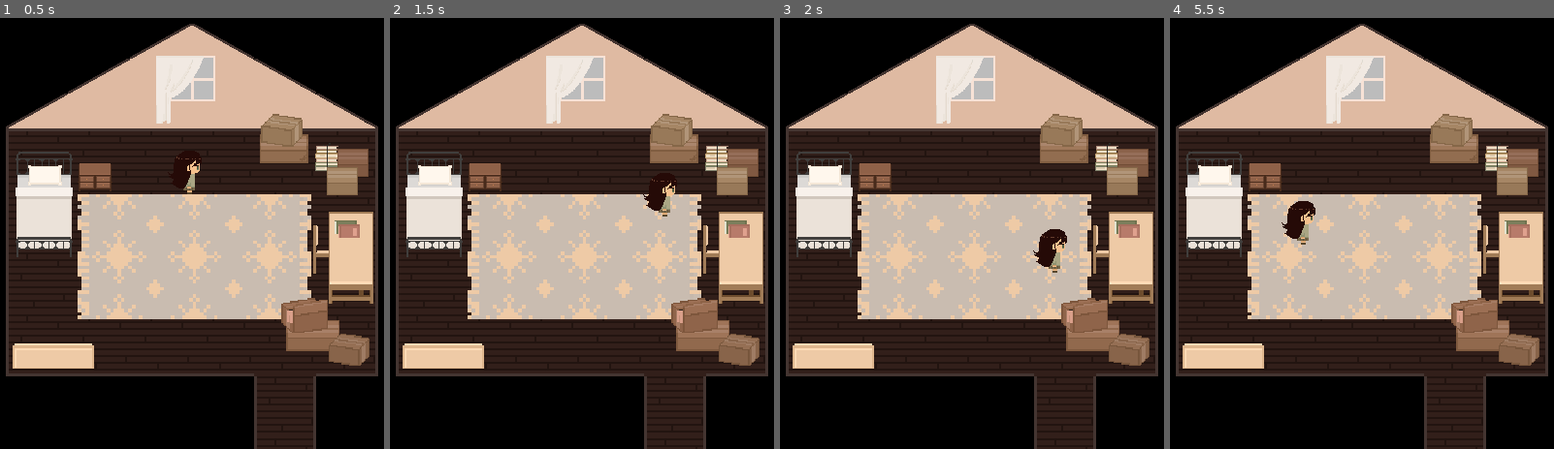
Above: before the commit, frames 1-4 (left to right).
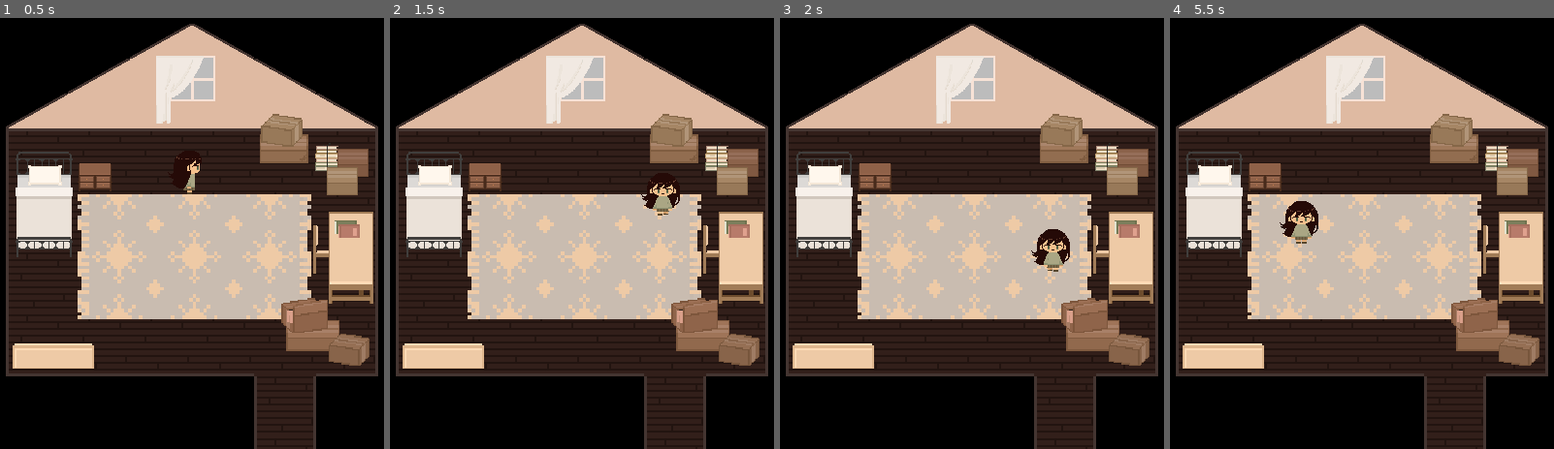
Above: after the commit, the same moments.

Repository: yashdhanore/Project_Attic_1.0
Game: Godot game, scene res://Stage1.tscn
The game is run twice, just before and just after one commit, with the same random seed, the same clock (stepped at 60 frames per second) and the same inputs.
Inputs:
- Up to frame 1 (0.5 s): no input
- Up to frame 2 (1.5 s): tap Enter at 0.5 s; hold Right (ui_right) 0.53-1.28 s; hold Down (ui_down) from 1.28 s (still down)
- Up to frame 3 (2 s): keep holding Down (ui_down)
- Up to frame 4 (5.5 s): release Down (ui_down) at 2.03 s; hold Right (ui_right) 2.03-2.78 s; tap Space at 2.75 s; hold Up (ui_up) 2.78-3.53 s; hold Left (ui_left) 3.53-5.03 s; hold Down (ui_down) from 5.03 s (still down)

Frame 1 is identical in both runs. In frame 2, 0.3% of the frame differs, in the area x 65-76%, y 37-47%; in frame 3, 0.4%; in frame 4, 0.4%, in the area x 28-39%, y 42-53%.

Commit message:
Player movement and collision

Diff:
--- a/Player/Player.gd
+++ b/Player/Player.gd
@@ -8,6 +8,7 @@
 var speed = 0
 const MAX_SPEED = 7000
 var velocity = Vector2()
+var input_buffer = [Vector2.ZERO]
 
 func _physics_process(delta):
 	var is_moving = Input.is_action_pressed("ui_up") or Input.is_action_pressed("ui_right") or Input.is_action_pressed("ui_down") or Input.is_action_pressed("ui_left")
@@ -18,13 +19,29 @@
 
 		if Input.is_action_pressed("ui_up"):
 			direction = TOP
+			$AnimatedSprite.play("WalkBack")
+
 		elif Input.is_action_pressed("ui_down"):
 			direction = DOWN
+			$AnimatedSprite.play("WalkFront")
+
 		elif Input.is_action_pressed("ui_left"):
 			direction = LEFT
+			$AnimatedSprite.play("WalkLeft")
+
 		elif Input.is_action_pressed("ui_right"):
 			direction = RIGHT
-	else:
+			$AnimatedSprite.play("WalkRight")
+
+	else:												#if not moving loop
+		if Input.is_action_just_released("ui_up"):
+			$AnimatedSprite.play("IdleBack")
+		if Input.is_action_just_released("ui_down"):
+			$AnimatedSprite.play("IdleFront")
+		if Input.is_action_just_released("ui_left"):
+			$AnimatedSprite.play("IdleLeft")
+		if Input.is_action_just_released("ui_right"):
+			$AnimatedSprite.play("IdleRight")
 		speed = 0
 
 	velocity = speed * direction.normalized() * delta
--- a/Stage1.tscn
+++ b/Stage1.tscn
@@ -209,71 +209,71 @@
 } ]
 2/z_index = 0
 
+[sub_resource type="RectangleShape2D" id=11]
+extents = Vector2( 6.29065, 19.9977 )
+
+[sub_resource type="RectangleShape2D" id=12]
+extents = Vector2( 15.0103, 33.1452 )
+
 [sub_resource type="RectangleShape2D" id=13]
-extents = Vector2( 6.29065, 19.9977 )
+extents = Vector2( 11.6443, 10 )
 
 [sub_resource type="RectangleShape2D" id=14]
-extents = Vector2( 15.0103, 33.1452 )
+extents = Vector2( 11.3061, 10 )
 
 [sub_resource type="RectangleShape2D" id=15]
-extents = Vector2( 11.6443, 10 )
+extents = Vector2( 18.2228, 11.2374 )
 
 [sub_resource type="RectangleShape2D" id=16]
-extents = Vector2( 11.3061, 10 )
+extents = Vector2( 15.9724, 10 )
 
 [sub_resource type="RectangleShape2D" id=17]
-extents = Vector2( 18.2228, 11.2374 )
-
-[sub_resource type="RectangleShape2D" id=18]
-extents = Vector2( 15.9724, 10 )
-
-[sub_resource type="RectangleShape2D" id=19]
 extents = Vector2( 14.9235, 12.7938 )
 
-[sub_resource type="SpriteFrames" id=11]
+[sub_resource type="SpriteFrames" id=18]
 animations = [ {
 "frames": [ ExtResource( 18 ), ExtResource( 19 ), ExtResource( 9 ) ],
 "loop": true,
 "name": "WalkBack",
 "speed": 8.0
 }, {
+"frames": [ ExtResource( 15 ), ExtResource( 10 ), ExtResource( 16 ) ],
+"loop": true,
+"name": "WalkFront",
+"speed": 8.0
+}, {
+"frames": [ ExtResource( 17 ) ],
+"loop": false,
+"name": "IdleLeft",
+"speed": 0.0
+}, {
+"frames": [ ExtResource( 17 ), ExtResource( 14 ), ExtResource( 20 ) ],
+"loop": true,
+"name": "WalkLeft",
+"speed": 8.0
+}, {
+"frames": [ ExtResource( 18 ) ],
+"loop": false,
+"name": "IdleBack",
+"speed": 0.0
+}, {
+"frames": [ ExtResource( 12 ), ExtResource( 11 ), ExtResource( 13 ) ],
+"loop": true,
+"name": "WalkRight",
+"speed": 8.0
+}, {
 "frames": [ ExtResource( 15 ) ],
 "loop": false,
 "name": "IdleFront",
 "speed": 0.0
 }, {
-"frames": [ ExtResource( 18 ) ],
-"loop": false,
-"name": "IdleBack",
-"speed": 0.0
-}, {
-"frames": [ ExtResource( 17 ), ExtResource( 14 ), ExtResource( 20 ) ],
-"loop": true,
-"name": "WalkLeft",
-"speed": 8.0
-}, {
-"frames": [ ExtResource( 12 ), ExtResource( 11 ), ExtResource( 13 ) ],
-"loop": true,
-"name": "WalkRight",
-"speed": 8.0
-}, {
-"frames": [ ExtResource( 15 ), ExtResource( 10 ), ExtResource( 16 ) ],
-"loop": true,
-"name": "WalkFront",
-"speed": 8.0
-}, {
 "frames": [ ExtResource( 12 ) ],
 "loop": false,
 "name": "IdleRight",
 "speed": 0.0
-}, {
-"frames": [ ExtResource( 17 ) ],
-"loop": false,
-"name": "IdleLeft",
-"speed": 0.0
 } ]
 
-[sub_resource type="CapsuleShape2D" id=12]
+[sub_resource type="CapsuleShape2D" id=19]
 height = 3.9361
 
 [node name="Stage 1" type="Control"]
@@ -510,13 +510,13 @@
 
 [node name="AnimatedSprite" type="AnimatedSprite" parent="Player"]
 position = Vector2( -1.65332, -0.353546 )
-frames = SubResource( 11 )
+frames = SubResource( 18 )
 animation = "IdleRight"
 
 [node name="CollisionShape2D" type="CollisionShape2D" parent="Player"]
 position = Vector2( -3.2475, 13.361 )
 rotation = 1.5708
-shape = SubResource( 12 )
+shape = SubResource( 19 )
 
 [node name="StaticBody2D2" type="StaticBody2D" parent="."]
 visible = false
Not shown: 7 places in Stage1.tscn that only renumber resources
